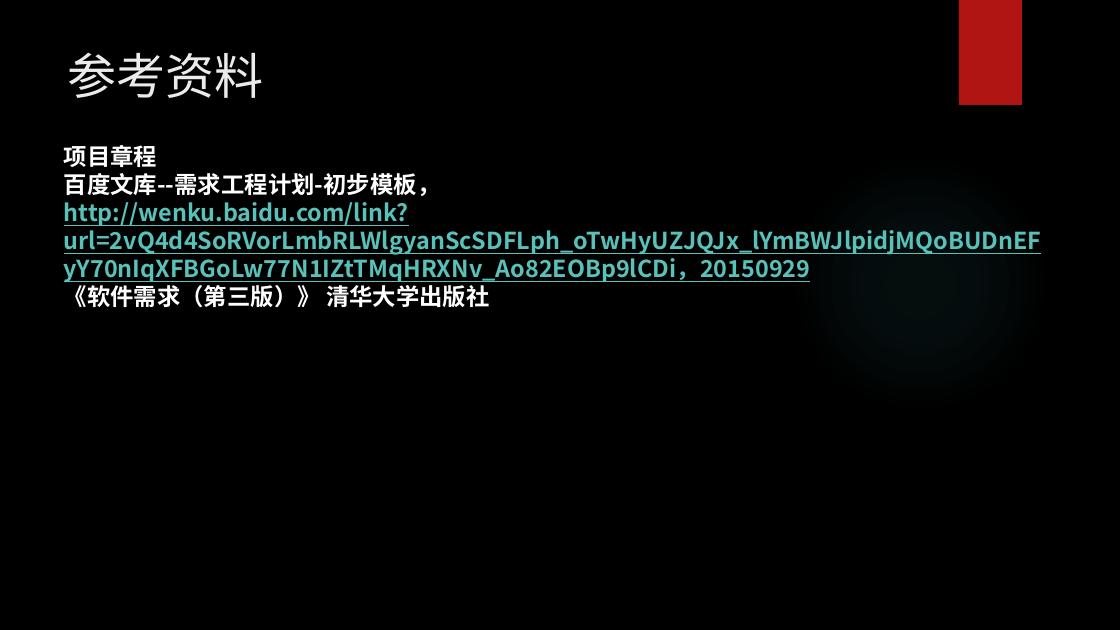
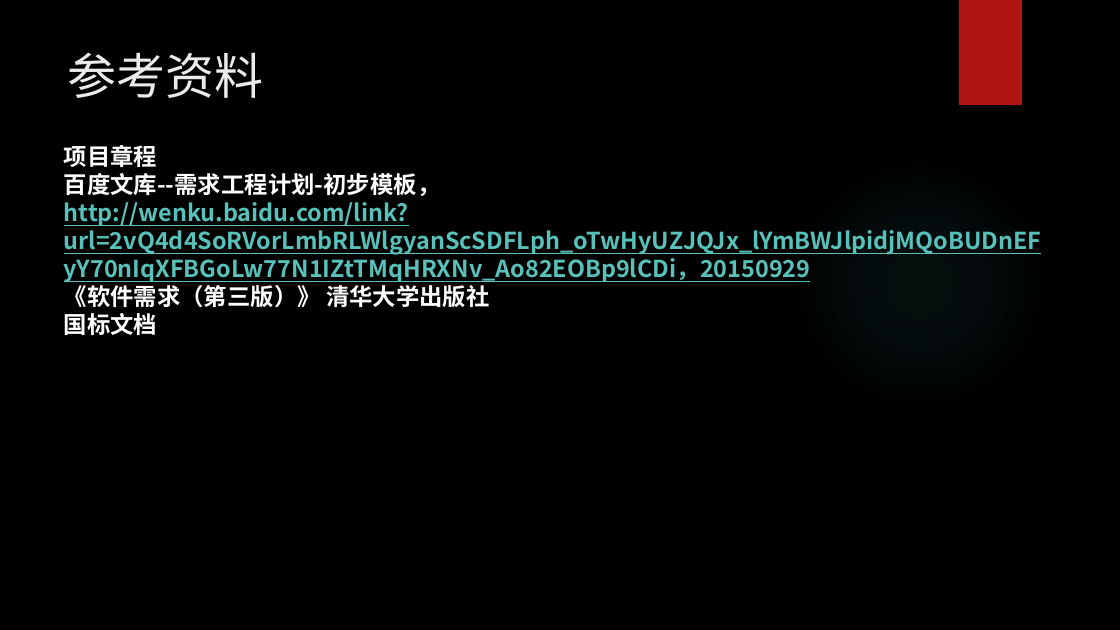
Before and after one commit to woncat/PRD2017, a slide deck: slide 57 of PRD-2017-G25-需求工程计划PPTV0.2.pptx (slide 56 before the commit). Drawn at 1120x630 pixels with LibreOffice and Linux fonts; fonts in the diff are those of the drawing; background and template pictures are left out. Boxes give left, top, right and bottom in pixels: in the first picture for what was removed or moved away, otherwise in the second. Text is boxed around its words. In the diff, an @@ line names an element or a change of style, - is before the commit and + after.

```diff
--- a/PRD-2017-G25-需求工程计划PPTV0.2.pptx
+++ b/PRD-2017-G25-需求工程计划PPTV0.2.pptx
@@ text at [64, 313, 157, 335]: paragraph added @@
+国标文档
```
Also in this commit, not shown: 6 other slides changed, 2 slides added, 1 slide removed, 2 other files.
